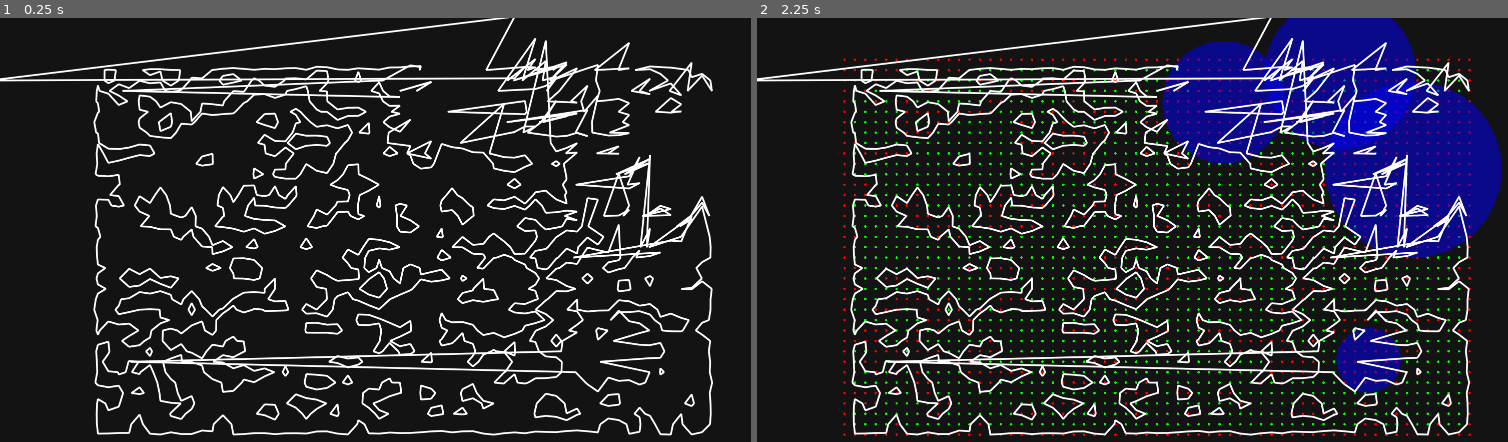
Above: before the commit, frames 1-2 (left to right).
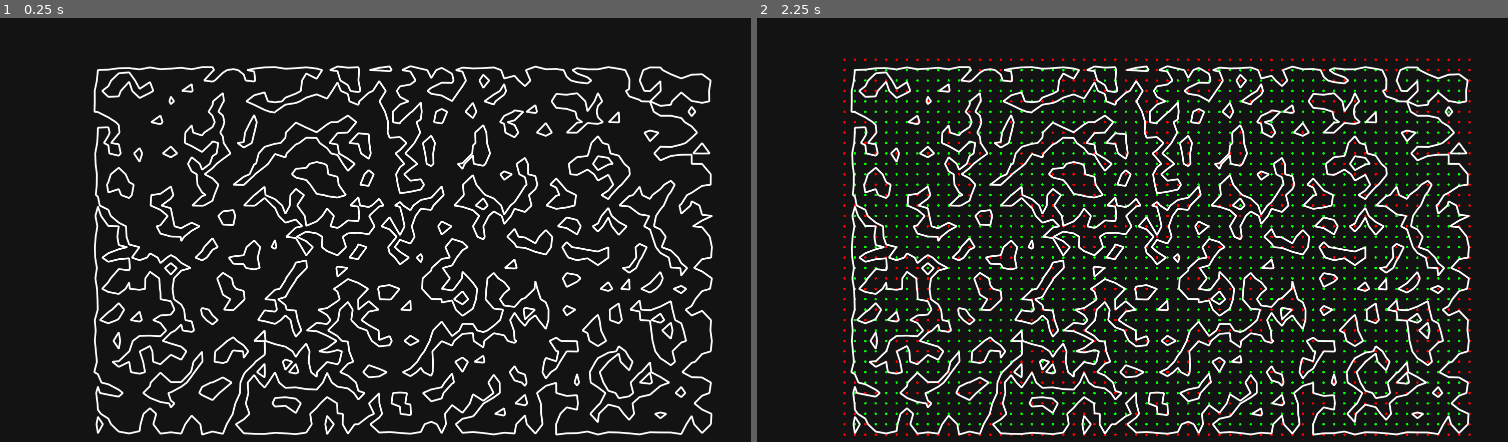
Above: after the commit, the same moments.

Repository: SoloByte/godot-tools
Game: Godot game, scene res://World.tscn
Two runs of this game, one before a commit and one after it. Both use one fixed random seed, a clock stepped at 60 frames per second and the inputs below.
Inputs:
- Up to frame 1 (0.25 s): no input
- Up to frame 2 (2.25 s): tap Enter at 0.5, 2 s; tap Tab at 0.6, 1.35, 2.1 s; tap Space at 1.25 s

The runs differ from the first frame. In frame 1, 22% of the frame differs, in the area x 0-95%, y 0-99%; in frame 2, 35%, in the area x 0-100%, y 0-99%.

Commit message:
marching square generate basic changes for setup.

Diff:
--- a/projects/map-generators/marching-squares/MarchingSquareWorld.gd
+++ b/projects/map-generators/marching-squares/MarchingSquareWorld.gd
@@ -29,13 +29,14 @@
 
 func _ready() -> void:
 	randomize()
-	generator = MarchingSquaresGenerator.new(POS, SIZE, RES, Vector2(4, 4), -1, 3.0, 15.0, 0.8)
+	generator = MarchingSquaresGenerator.new(Vector2.ZERO, RES, -1, true, true, 3.0, 15.0, 0.8)
 
-	iso_circles = generator.generateIsoCircles(Vector2(2, 6), Vector2(50, 300), Vector2(0.5, 0.75))
+	iso_circles = generator.generateIsoCircles(Rect2(POS, SIZE), Vector2(2, 6), Vector2(50, 300), Vector2(0.5, 0.75))
+	iso_circles = []
 	map = generator.generateStatic(
+		POS,
+		SIZE,
 		THRESHOLD,
-		true,
-		true,
 		Vector3.ZERO,
 		MarchingSquaresGenerator.GENERATION_TYPE.LINES,
 		{"width" : 5, "factor" : 0.25, "threshold" : 0.3, "depth" : 0.1},
@@ -112,7 +113,7 @@
 				for point in map.field:
 					var pos := Vector2(point.x, point.y)
 					var color := Color.red
-					if point.w >= 1.0:
+					if point.state >= 1.0:
 						color = Color.green
 					draw_circle(pos, RES / 8, color)
 
--- a/projects/map-generators/marching-squares/MarchingSquaresGenerator.gd
+++ b/projects/map-generators/marching-squares/MarchingSquaresGenerator.gd
@@ -15,16 +15,22 @@
 }
 
 
-var noise : OpenSimplexNoise
 var rng : RandomNumberGenerator
-var noise_start_offset := Vector3.ZERO
-var noise_increment := Vector2(0.1,0.1)
-var noise_offset_factor := Vector2.ZERO
+var noise : OpenSimplexNoise = null
+var noise_origin := Vector3.ZERO
 var origin := Vector2.ZERO
-var size := Vector2.ZERO
 var resolution : int = 0
-var cols : int = 0
-var rows : int = 0
+var use_interpolation : bool = true
+#var cols : int = 0
+#var rows : int = 0
+#var noise_increment := Vector2(0.1,0.1)
+#var size := Vector2.ZERO
+
+
+func hasNoise() -> bool:
+	return noise != null
+
+
 
 
 #add metaballs generate function (just uses rng and circles for field generation) -> has 1 global threshold
@@ -32,60 +38,70 @@
 #remove size and pos -> is used in generate functions instead
 #test if removing the increment and using the res as increment works better
 #add origin
-func _init(pos : Vector2, size : Vector2, res : int, n_increment := Vector2(1, 1), n_seed : int = -1, n_octaves : float = 3.0, n_period : float = 15.0, n_persistence : float = 0.8) -> void:
+func _init(origin : Vector2, res : int, n_seed : int = -1, interpolate : bool = true, use_noise : bool = true, n_octaves : float = 3.0, n_period : float = 15.0, n_persistence : float = 0.8) -> void:
 	rng = RandomNumberGenerator.new()
-	noise = OpenSimplexNoise.new()
 	if n_seed > -1:
-		noise.seed = n_seed
 		rng.seed = n_seed
 	else:
-		noise.seed = randi()
 		rng.randomize()
-	noise.octaves = min(n_octaves, 9.0)
-	noise.period = n_period
-	noise.persistence = n_persistence
-	noise_increment = n_increment
-	origin  = pos
-	self.size = size
+
+
+	if use_noise:
+		noise = OpenSimplexNoise.new()
+
+		if n_seed > -1:
+			noise.seed = n_seed
+		else:
+			noise.seed = randi()
+
+		noise.octaves = min(n_octaves, 9.0)
+		noise.period = n_period
+		noise.persistence = n_persistence
+
 	resolution = res
-
-	noise_offset_factor.x = n_increment.x / resolution as float
-	noise_offset_factor.y = n_increment.y / resolution as float
-
-	cols = size.x / res
-	rows = size.y / res
-	cols += 1
-	rows += 1
-
-
-
-func generateStatic(threshold : float = 0.5, interpolate : bool = true, use_noise : bool = true, offset := Vector3(0,0,0), type : int = GENERATION_TYPE.LINES, edge : Dictionary = {}, iso_circles : Array = []) -> Dictionary:
-	var map : Dictionary = {"res" : resolution, "bounds" : Rect2(origin, size), "rows" : rows, "cols" : cols, "iso_circles" : iso_circles}
-
-	map["field"] = generateField(rows, cols, offset, threshold, use_noise, edge, iso_circles)
+	self.origin = origin
+	self.use_interpolation = interpolate
+	self.noise_origin = Vector3(origin.x, origin.y, 0)
+#	noise_offset_factor.x = n_increment.x / resolution as float
+#	noise_offset_factor.y = n_increment.y / resolution as float
+
+#	cols = size.x / res
+#	rows = size.y / res
+#	cols += 1
+#	rows += 1
+
+
+
+func generateStatic(pos : Vector2, size : Vector2, threshold : float = 0.5, n_offset := Vector3(0,0,0), type : int = GENERATION_TYPE.LINES, edge : Dictionary = {}, iso_circles : Array = []) -> Dictionary:
+	var bounds := Rect2(origin + pos, size)
+	var map : Dictionary = {"res" : resolution, "bounds" : bounds, "rows" : getRows(size.y), "cols" : getCols(size.x), "iso_circles" : iso_circles}
+
+	map["field"] = generateField(bounds, n_offset, threshold, hasNoise(), edge, iso_circles)
 
 	match type:
 		GENERATION_TYPE.CASES:
-			map["cases"] = march(map.field, rows, cols, MARCH_TYPE.CASES, threshold, interpolate)
+			map["cases"] = march(map.field, bounds, MARCH_TYPE.CASES, threshold, use_interpolation)
 		GENERATION_TYPE.LINES:
-			map["lines"] = march(map.field, rows, cols, MARCH_TYPE.LINES, threshold, interpolate)
+			map["lines"] = march(map.field, bounds, MARCH_TYPE.LINES, threshold, use_interpolation)
 		GENERATION_TYPE.FILLED:
-			map["polygons"] = march(map.field, rows, cols, MARCH_TYPE.POLYGONS, threshold, interpolate)
+			map["polygons"] = march(map.field, bounds, MARCH_TYPE.POLYGONS, threshold, use_interpolation)
 		GENERATION_TYPE.OUTLINE_FILLED:
-			map["lines"] = march(map.field, rows, cols, MARCH_TYPE.LINES, threshold, interpolate)
-			map["polygons"] = march(map.field, rows, cols, MARCH_TYPE.POLYGONS, threshold, interpolate)
+			map["lines"] = march(map.field, bounds, MARCH_TYPE.LINES, threshold, use_interpolation)
+			map["polygons"] = march(map.field, bounds, MARCH_TYPE.POLYGONS, threshold, use_interpolation)
 
 	return map
 
 #edge : Dictionary = {"width" : 0.0, "factor" : 0.0, "threshold" : 0.0, "depth" : 0.0}
-func generateField(rows : int, cols : int, offset : Vector3, threshold : float = 0.5, use_noise : bool = true, edge : Dictionary = {}, iso_circles : Array = []) -> Array:
-	var noise_offset : Vector3 = noise_start_offset + offset
+func generateField(bounds : Rect2, n_offset : Vector3, threshold : float = 0.5, use_noise : bool = true, edge : Dictionary = {}, iso_circles : Array = []) -> Array:
+	var rows : int = getRows(bounds.size.y)
+	var cols : int = getCols(bounds.size.x)
+	var noise_offset : Vector3 = noise_origin + n_offset
+	var start : Vector2 = bounds.position
 	var field : Array = []
-	var start : Vector2 = origin
 
 	for j in range(0, rows):
 		if use_noise:
-			noise_offset.y += noise_increment.y
+			noise_offset.y += resolution
 
 		for i in range(0, cols):
 #			var width : int = getMinDis(i, j, cols - 1, rows - 1)
@@ -108,25 +124,27 @@
 			else:
 				state = getStateIsocircles(pos, iso_circles, value, threshold)
 
-			field.append(Quat(pos.x, pos.y, value, state))
-
+#			field.append(Quat(pos.x, pos.y, value, state))
+			field.append(FieldPoint.new(pos.x, pos.y, value, state))
 			if use_noise:
-				noise_offset.x += noise_increment.x
+				noise_offset.x += resolution
 
 	return field
 
-func march(field : Array, rows : int, cols : int, march_type : int = MARCH_TYPE.LINES, threshold : float = 0.5, interpolate : bool = true) -> Array:
+func march(field : Array, bounds : Rect2, march_type : int = MARCH_TYPE.LINES, threshold : float = 0.5, interpolate : bool = true) -> Array:
+	var rows : int = getRows(bounds.size.y)
+	var cols : int = getCols(bounds.size.x)
 	var generated : Array = []
 	for j in range(0, rows - 1):
 		for i in range(0, cols - 1):
 			var index : int = i + j * cols
 
-			var top_left : Quat = field[index]
-			var top_right : Quat = field[index + 1]
-			var bottom_right : Quat = field[index + 1 + cols]
-			var bottom_left : Quat = field[index + cols]
-
-			var case : int = getCase(top_left.w, top_right.w, bottom_right.w, bottom_left.w)
+			var top_left : FieldPoint = field[index]
+			var top_right : FieldPoint = field[index + 1]
+			var bottom_right : FieldPoint = field[index + 1 + cols]
+			var bottom_left : FieldPoint = field[index + cols]
+
+			var case : int = getCase(top_left.state, top_right.state, bottom_right.state, bottom_left.state)
 			if march_type == MARCH_TYPE.CASES:
 				generated.append(case)
 			elif march_type == MARCH_TYPE.LINES:
@@ -316,13 +334,15 @@
 
 
 
-
-func generateIsoCircles(amount_range : Vector2, radius_range : Vector2, threshold_range : Vector2) -> Array:
+func generateMetaballs(amount_range : Vector2, radius_range : Vector2, value_range : Vector2) -> Array:
+	return []
+
+func generateIsoCircles(bounds : Rect2, amount_range : Vector2, radius_range : Vector2, threshold_range : Vector2) -> Array:
 	var amount : int = rng.randi_range(amount_range.x, amount_range.y)
 	var circles : Array = []
 	for i in range(amount):
-		var x : float = rng.randf_range(0, size.x) + origin.x
-		var y : float = rng.randf_range(0, size.y) + origin.y
+		var x : float = rng.randf_range(0, bounds.size.x) + bounds.position.x + origin.x
+		var y : float = rng.randf_range(0, bounds.size.y) + bounds.position.y + origin.y
 		var r : float = rng.randf_range(radius_range.x, radius_range.y)
 		var v : float = rng.randf_range(threshold_range.x, threshold_range.y)
 #		var angle : float = rng.randf() * PI * 2.0
@@ -387,10 +407,10 @@
 		var max_dis : float = ceil(max( max(cols, rows) * f * 0.5, min_h + 1) )
 		return min_h / max_dis
 
-func getMidpoint(p1 : Quat, p2 : Quat, threshold : float, interpolate : bool = true) -> Vector2:
+func getMidpoint(p1 : FieldPoint, p2 : FieldPoint, threshold : float, interpolate : bool = true) -> Vector2:
 	var t : float = 0.5
 	if interpolate:
-		t = getT(p1.z, p2.z, threshold)
+		t = getT(p1.v, p2.v, threshold)
 
 	return lerp(Vector2(p1.x,p1.y), Vector2(p2.x,p2.y), t)
 
@@ -408,8 +428,11 @@
 func getCase(a : int, b : int, c : int, d : int) -> int:
 	return a * 8 + b * 4 + c * 2 + d * 1
 
-
-
+func getRows(size_y : float) -> int:
+	return (floor(size_y / resolution) + 1) as int
+
+func getCols(size_x : float) -> int:
+	return (floor(size_x / resolution) + 1) as int
 
 
 
@@ -453,7 +476,7 @@
 #	return map
 #
 #func generateFieldTiled(rows : int, cols : int, offset : Vector2, zoff : float = 0.0) -> Array:
-#	var noise_offset : Vector3 = noise_start_offset + Vector3(offset.x * noise_offset_factor.x, offset.y * noise_offset_factor.y, zoff)
+#	var noise_offset : Vector3 = noise_origin + Vector3(offset.x * noise_offset_factor.x, offset.y * noise_offset_factor.y, zoff)
 #	var field : Array = []
 #	var start : Vector2 = origin + offset
 #
